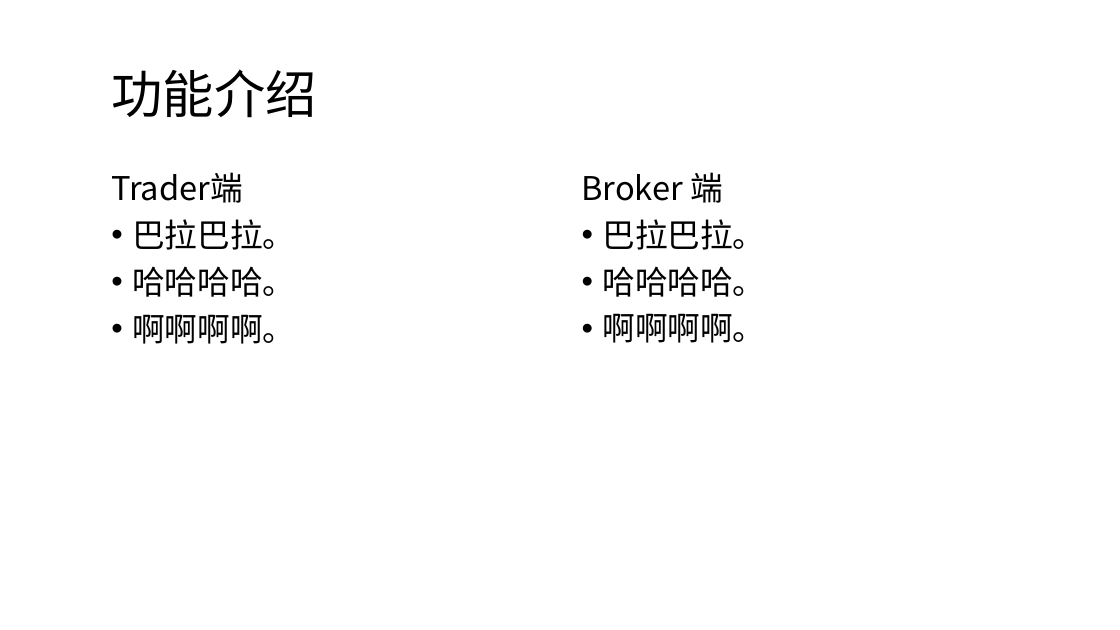
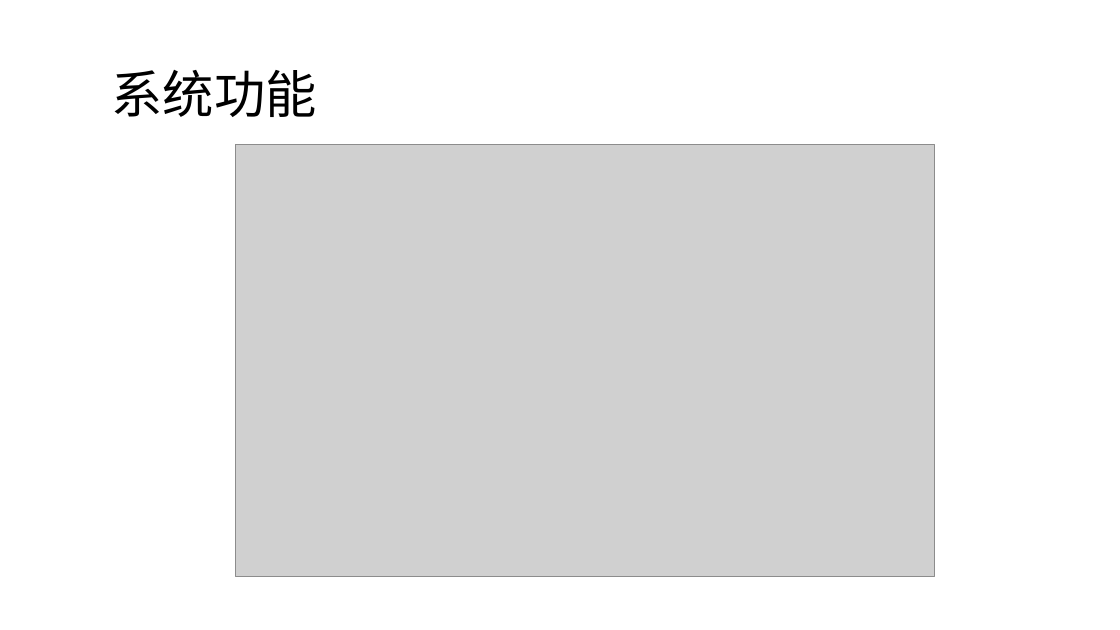
Before and after one commit to aoden2/dcets, a slide deck: slide 2 of Doc/DCETS.pptx. Drawn at 1120x630 pixels with LibreOffice and Linux fonts; fonts in the diff are those of the drawing; grey boxes stand for pictures. Boxes give left, top, right and bottom in pixels: in the first picture for what was removed or moved away, otherwise in the second. Text is boxed around its words. In the diff, an @@ line names an element or a change of style, - is before the commit and + after.

```diff
--- a/Doc/DCETS.pptx
+++ b/Doc/DCETS.pptx
@@ title at bbox=[111, 70, 316, 117]: text changed @@
-功能介绍
+系统功能
@@ picture added at bbox=[235, 145, 935, 576] @@
@@ text removed at bbox=[111, 172, 295, 344] @@
-Trader端
-• 巴拉巴拉。
-• 哈哈哈哈。
-• 啊啊啊啊。
@@ text removed at bbox=[582, 172, 766, 343] @@
-Broker 端
-• 巴拉巴拉。
-• 哈哈哈哈。
-• 啊啊啊啊。
```
Also in this commit, not shown: 1 other slide changed, 1 other file.
